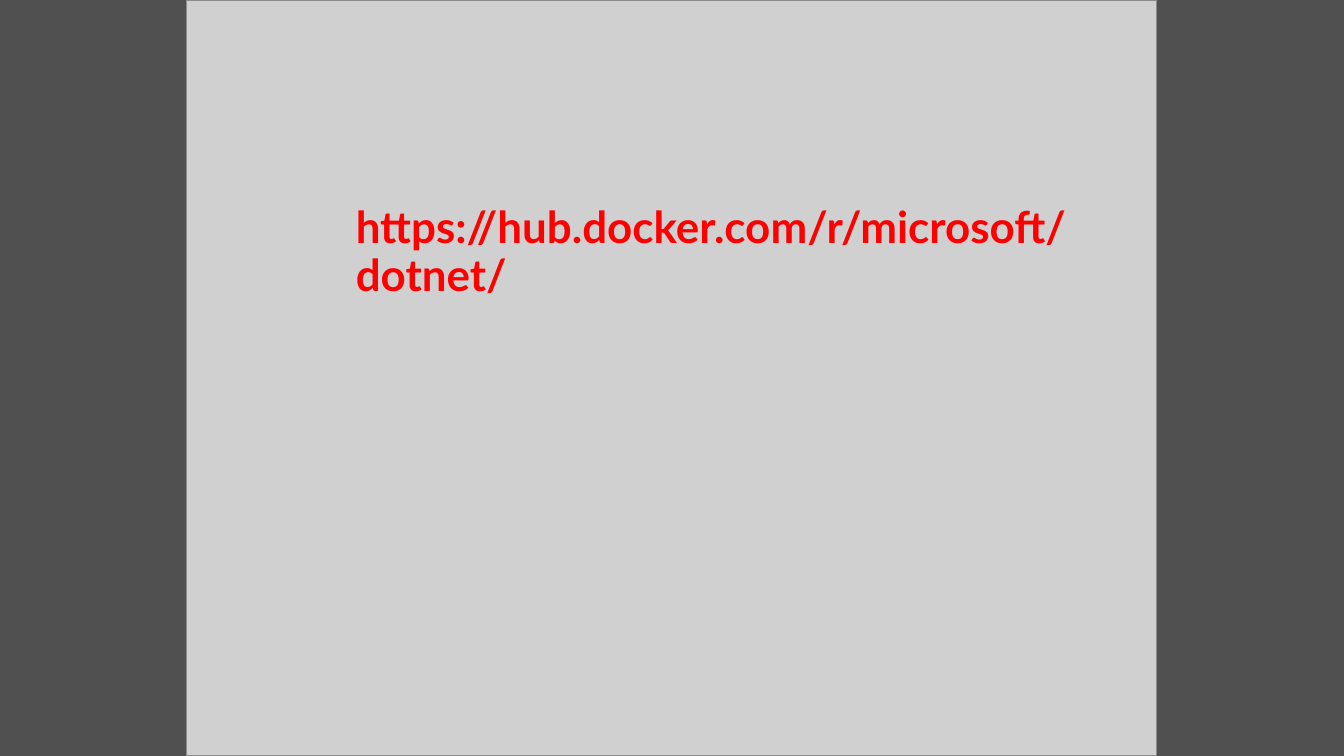
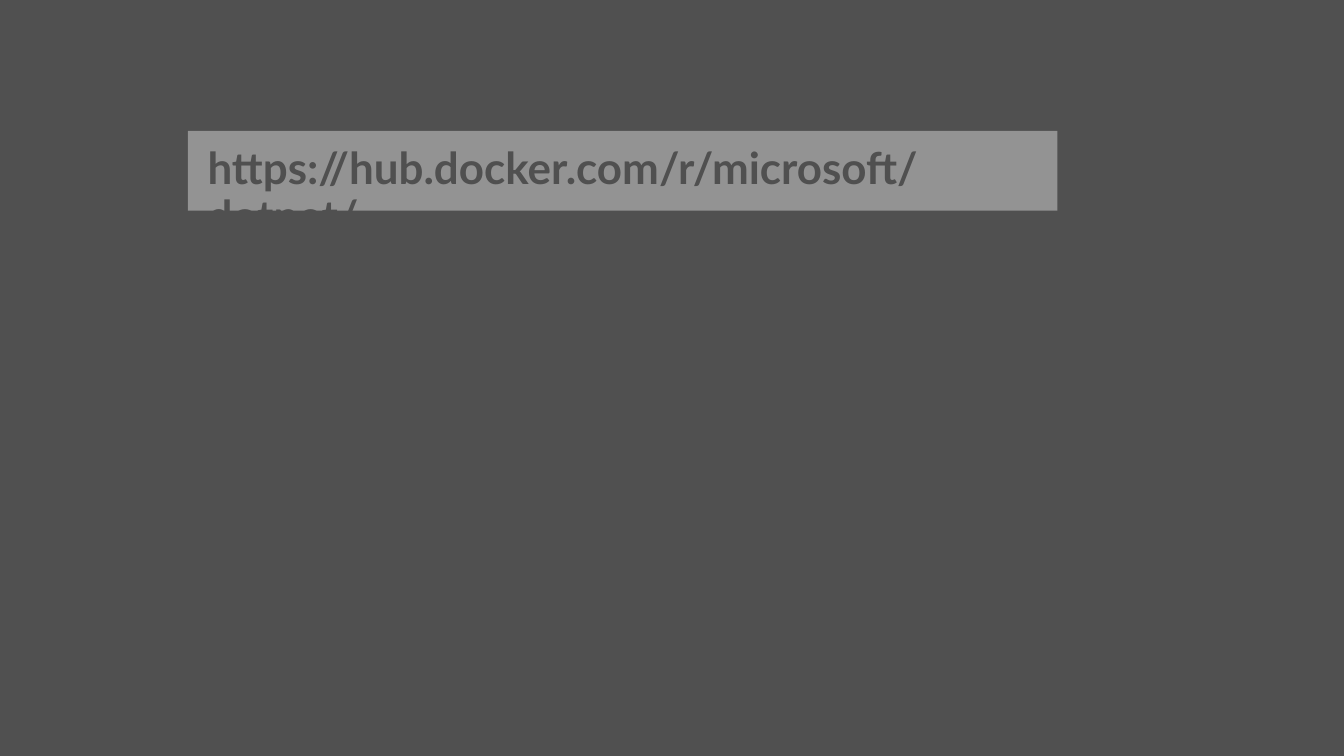
Before and after one commit to dotnet-presentations/dotnetcore-workshop, a slide deck: slide 18 of 1-Overview-Tools-Acquisition/netcore-workshop-overview-tools.pptx (slide 19 before the commit). Drawn at 1344x756 pixels with LibreOffice and Linux fonts; fonts in the diff are those of the drawing; grey boxes stand for pictures; background and template pictures are left out. Boxes give left, top, right and bottom in pixels: in the first picture for what was removed or moved away, otherwise in the second. Text is boxed around its words. In the diff, an @@ line names an element or a change of style, - is before the commit and + after.

```diff
--- a/1-Overview-Tools-Acquisition/netcore-workshop-overview-tools.pptx
+++ b/1-Overview-Tools-Acquisition/netcore-workshop-overview-tools.pptx
@@ picture removed at [187,0,1156,756] @@
@@ rectangle "https://hub.docker.com/r/microsoft/dotnet/": place and size @@
-rectangle "https://hub.docker.com/r/microsoft/dotnet/" at [356,210,1066,293]
+rectangle "https://hub.docker.com/r/microsoft/dotnet/" at [188,130,1057,210]
@@ rectangle "https://hub.docker.com/r/microsoft/dotnet/" at [188,130,1057,210]: text colour #FF0000 to #505050; fill none to #E6E6E6 at 45% opacity @@
```
Also in this commit, not shown: 2 other slides changed, 1 slide removed.
